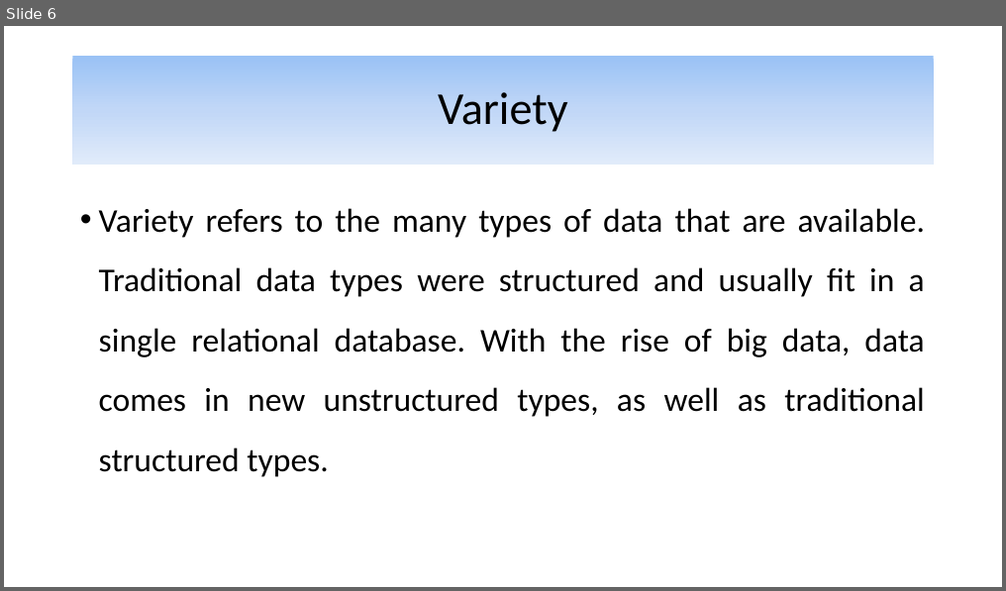
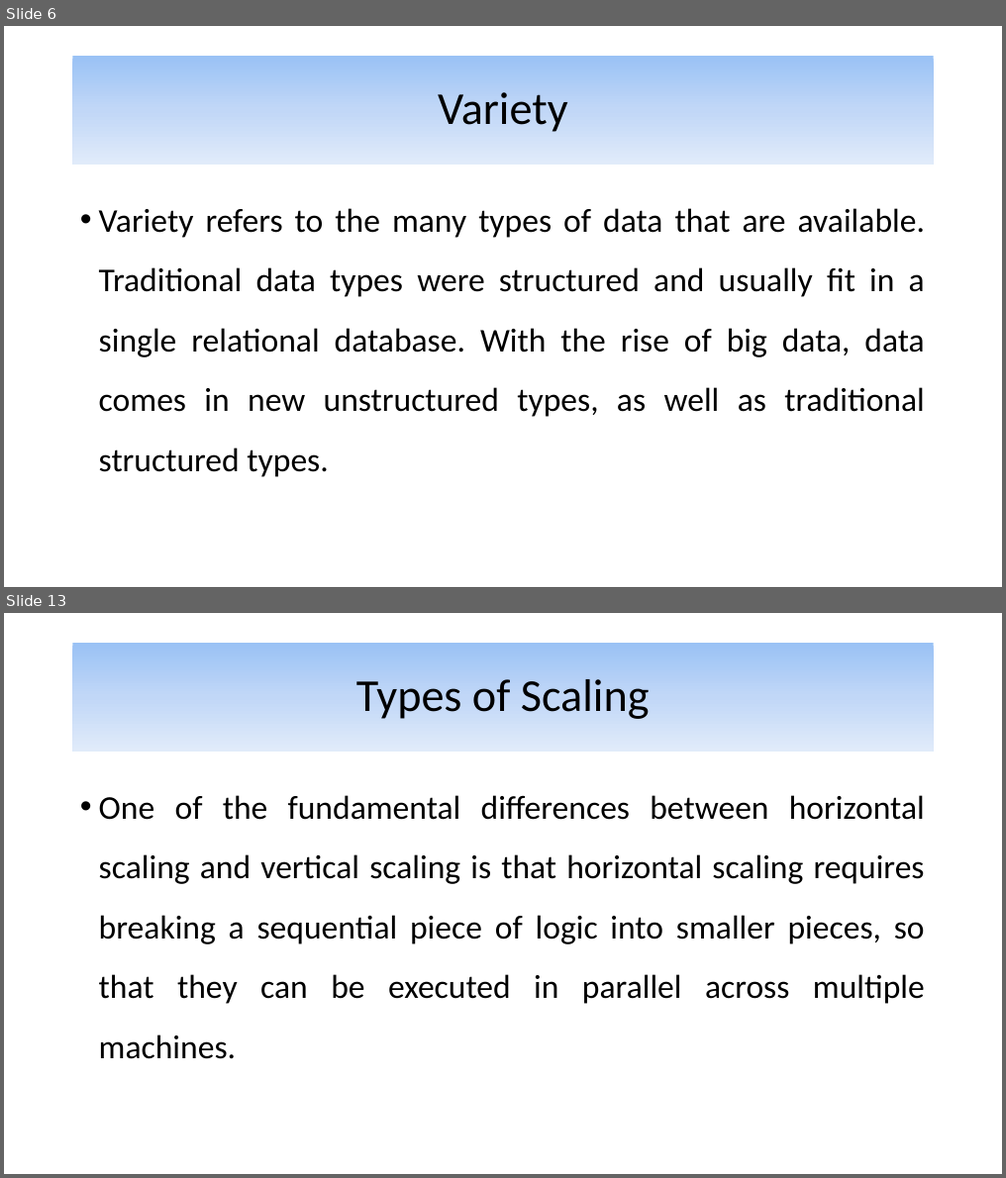
Before and after one commit to alijfri99/presentations, a slide deck: Advanced DBMS Presentation.pptx. Shown one above the other, each under a label of ours: slide 6 before the commit, slides 6 and 13 after it; the slides between them are not shown. The pictures are 1006x591 and 1006x1178 pixels, drawn with LibreOffice and Linux fonts; fonts in the diff are those of the drawing. Boxes give left, top, right and bottom in pixels: in the first picture for what was removed or moved away, otherwise in the second. Text is boxed around its words. In the diff, an @@ line names an element or a change of style, - is before the commit and + after.

Commit message:
Finished types of scaling

```diff
--- a/Advanced DBMS Presentation.pptx
+++ b/Advanced DBMS Presentation.pptx
@@ slide 13 added at <box>4,613,1002,1174</box>, background #FFFFFF @@
@@ title added at <box>73,643,934,752</box>, fill gradient #9AC3F5 to #C2D8F8 to #E1EBFB, 44 pt, text #000000 @@
+Types of Scaling
@@ text added at <box>99,795,925,1059</box>, 32 pt, text #000000 @@
+• One of the fundamental differences between horizontal scaling and vertical scaling is that horizontal scaling requires breaking a sequential piece of logic into smaller pieces, so that they can be executed in parallel across multiple machines.
```
Also in this commit, not shown: 7 other slides added.
